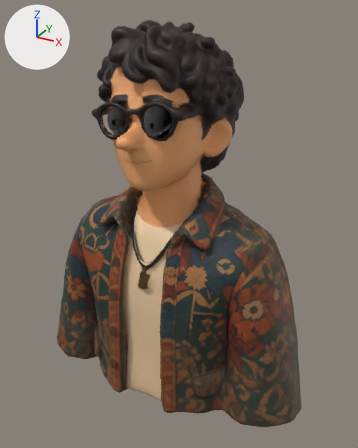
One commit to the glTF model resume/models/me.glb: the scene before it, then after it.
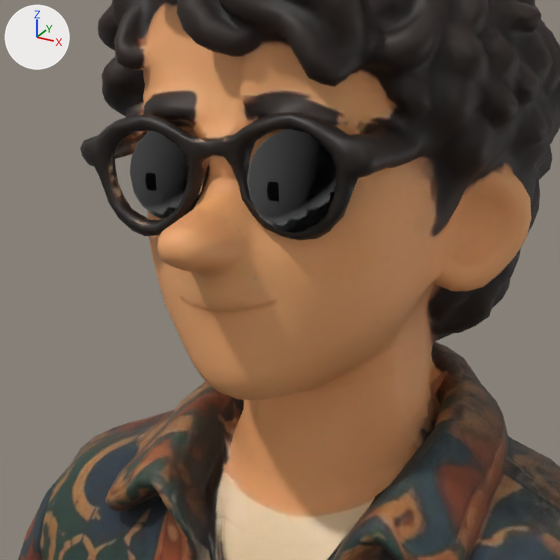
Each version is shown whole from a camera (50 mm lens) standing at (1.232, -2.126, 1.062) and looking at (0.051, 0.022, -0.012), then close up on the part from 19% to 67% of the width and 15% to 54% of the height. Arrows for +X, +Y and +Z are at upper left; the lights stay in place. The older version's two pictures come first.

The first close-up shows 'Mesh_0', 'eye1', 'eye2', 'eye2-pupil' and 1 more.
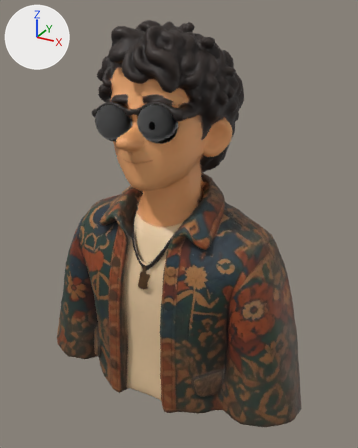
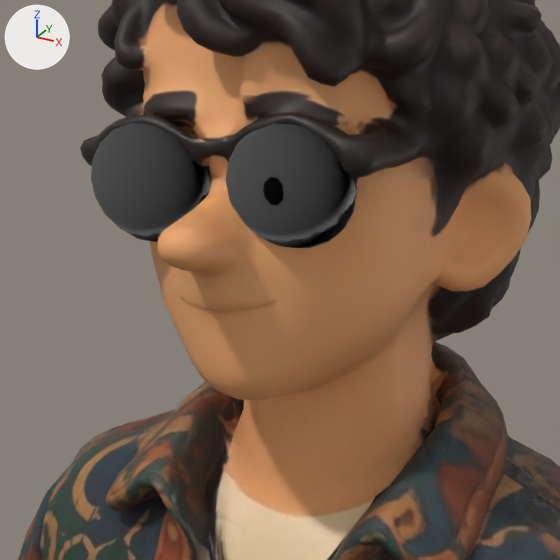
Commit message: resume: 眼睛 v6 — 加白色挡片盖住原皮肤眼睛，googly eye 经典外观

What changed in the scene script:
```text
Add mat_eyeplate:
    mat_eyeplate = principled_material('eyePlate')
    mat_eyeplate.base_color = (0.97, 0.97, 0.97)  # white #fcfcfc
    mat_eyeplate.roughness = 0.85
Add me_whiteplate:
    me_whiteplate.from_pydata(...)  # 151 vertices, 266 faces; spans x -0.103..0.103, y -0.1..0.1, z -0.103..0.103
    me_whiteplate.materials.append(mat_eyeplate)  # white #fcfcfc
Change ob_eye2:
    ob_eye2.location: (0.103, -0.245, 0.59) -> (0.103, -0.235, 0.59)
Change ob_eye2_pupil:
    ob_eye2_pupil.location: (0.0, -0.042, 0.0) -> (0.0, -0.054, 0.0)
Add ob_plater:
    ob_plater = bpy.data.objects.new('plateR', me_whiteplate)
    ob_plater.parent = ob_model
    ob_plater.location = (0.103, -0.27, 0.59)
    ob_plater.scale = (1.0, 0.45, 0.85)
Add ob_platel:
    ob_platel = bpy.data.objects.new('plateL', me_whiteplate)
    ob_platel.parent = ob_model
    ob_platel.location = (-0.131, -0.27, 0.57)
    ob_platel.scale = (1.0, 0.45, 0.85)
```

Location of each change, [x1, y1, x2, y2] in pixels of the close-ups (560 x 560 px):
'plateR', added
    after: [226, 124, 357, 248]
'plateL', added
    after: [91, 123, 211, 242]
'eye2', moved (not visible afterwards)
    before: [247, 129, 351, 232]
'eye2-pupil', moved
    before: [267, 181, 279, 201]
    after: [263, 177, 284, 205]
'eye1', unchanged, covered by the edit
    before: [130, 131, 189, 219]
